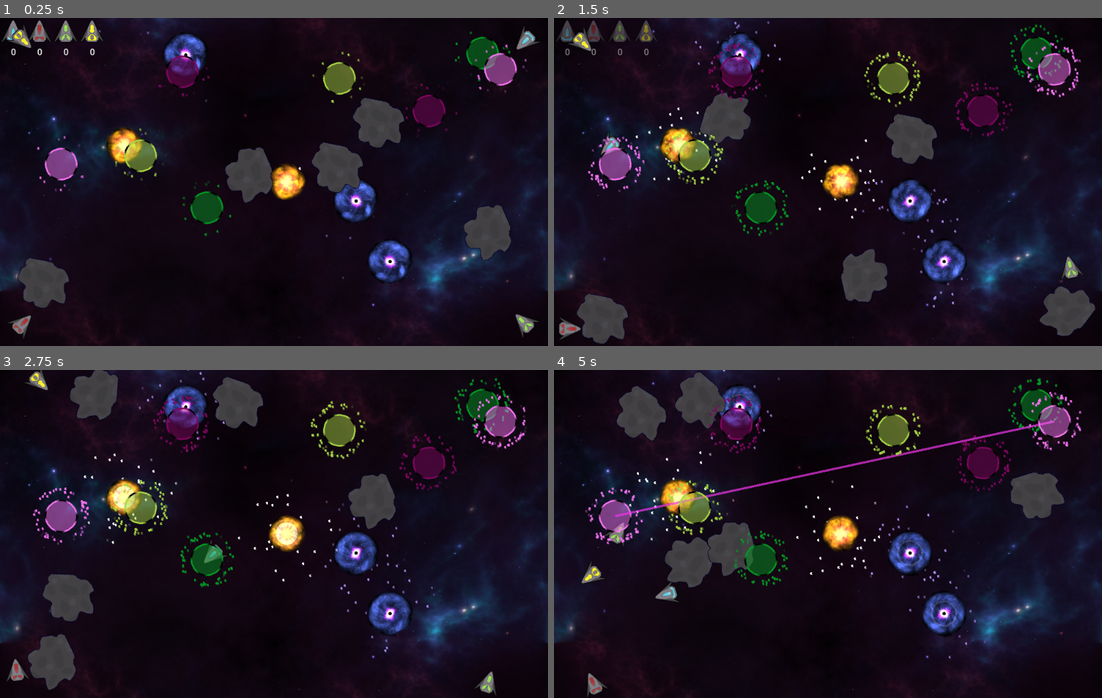
Above: before the commit, frames 1-4 (two rows, left to right).
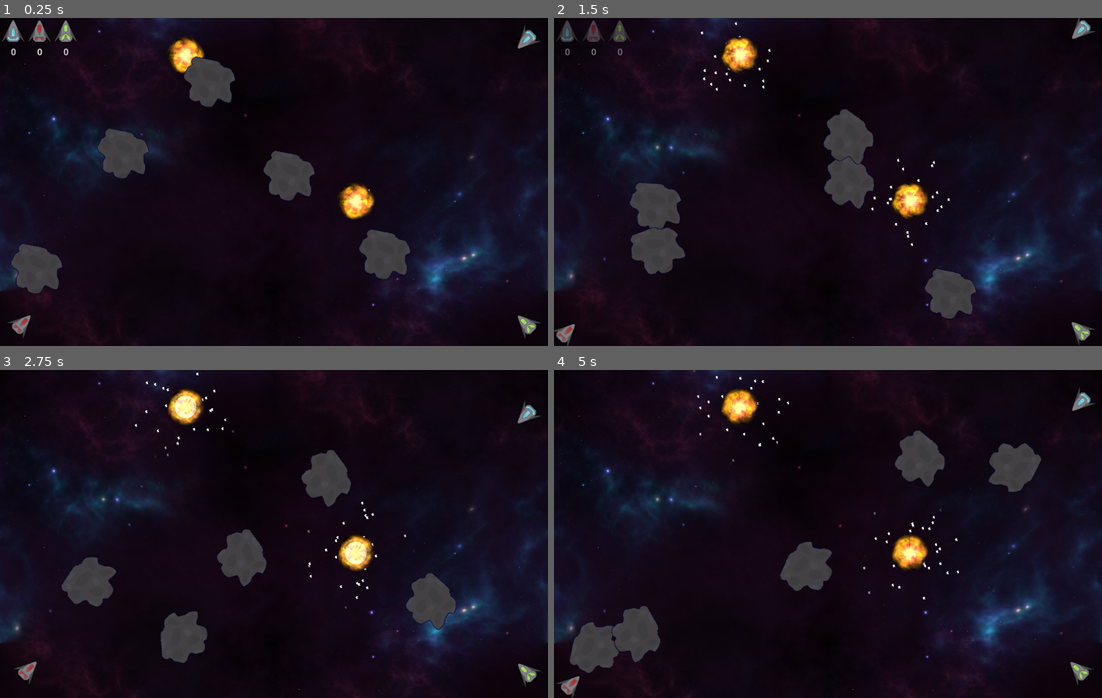
Above: after the commit, the same moments.

Repository: NoElkaTheGod/vague-nonspecific-repository
Game: Godot game, scene res://scenes/root.tscn
The game is run twice, just before and just after one commit, with the same random seed, the same clock (stepped at 60 frames per second) and the same inputs.
Inputs:
- Up to frame 1 (0.25 s): no input
- Up to frame 2 (1.5 s): no input
- Up to frame 3 (2.75 s): no input
- Up to frame 4 (5 s): no input

The runs differ from the first frame. In frame 1, 14% of the frame differs, in the area x 1-99%, y 0-98%; in frame 2, 18%; in frame 3, 18%; in frame 4, 19%, in the area x 0-99%, y 0-100%.

Commit message:
Change stuff

Diff:
--- a/project.godot
+++ b/project.godot
@@ -47,20 +47,22 @@
 }
 Player1Left={
 "deadzone": 0.5,
-"events": []
+"events": [Object(InputEventKey,"resource_local_to_scene":false,"resource_name":"","device":-1,"window_id":0,"alt_pressed":false,"shift_pressed":false,"ctrl_pressed":false,"meta_pressed":false,"pressed":false,"keycode":0,"physical_keycode":4194319,"key_label":0,"unicode":0,"location":0,"echo":false,"script":null)
+]
 }
 Player1Right={
 "deadzone": 0.5,
-"events": []
+"events": [Object(InputEventKey,"resource_local_to_scene":false,"resource_name":"","device":-1,"window_id":0,"alt_pressed":false,"shift_pressed":false,"ctrl_pressed":false,"meta_pressed":false,"pressed":false,"keycode":0,"physical_keycode":4194321,"key_label":0,"unicode":0,"location":0,"echo":false,"script":null)
+]
 }
 Player1Fire={
 "deadzone": 0.5,
-"events": [Object(InputEventJoypadButton,"resource_local_to_scene":false,"resource_name":"","device":1,"button_index":0,"pressure":0.0,"pressed":false,"script":null)
+"events": [Object(InputEventKey,"resource_local_to_scene":false,"resource_name":"","device":-1,"window_id":0,"alt_pressed":false,"shift_pressed":false,"ctrl_pressed":false,"meta_pressed":false,"pressed":false,"keycode":0,"physical_keycode":4194322,"key_label":0,"unicode":0,"location":0,"echo":false,"script":null)
 ]
 }
 Player1Move={
 "deadzone": 0.5,
-"events": [Object(InputEventJoypadButton,"resource_local_to_scene":false,"resource_name":"","device":1,"button_index":1,"pressure":0.0,"pressed":false,"script":null)
+"events": [Object(InputEventKey,"resource_local_to_scene":false,"resource_name":"","device":-1,"window_id":0,"alt_pressed":false,"shift_pressed":false,"ctrl_pressed":false,"meta_pressed":false,"pressed":false,"keycode":0,"physical_keycode":4194320,"key_label":0,"unicode":0,"location":0,"echo":false,"script":null)
 ]
 }
 Player2Left={
@@ -85,23 +87,19 @@
 }
 Player3Left={
 "deadzone": 0.5,
-"events": [Object(InputEventKey,"resource_local_to_scene":false,"resource_name":"","device":-1,"window_id":0,"alt_pressed":false,"shift_pressed":false,"ctrl_pressed":false,"meta_pressed":false,"pressed":false,"keycode":0,"physical_keycode":4194319,"key_label":0,"unicode":0,"location":0,"echo":false,"script":null)
-]
+"events": []
 }
 Player3Right={
 "deadzone": 0.5,
-"events": [Object(InputEventKey,"resource_local_to_scene":false,"resource_name":"","device":-1,"window_id":0,"alt_pressed":false,"shift_pressed":false,"ctrl_pressed":false,"meta_pressed":false,"pressed":false,"keycode":0,"physical_keycode":4194321,"key_label":0,"unicode":0,"location":0,"echo":false,"script":null)
-]
+"events": []
 }
 Player3Fire={
 "deadzone": 0.5,
-"events": [Object(InputEventKey,"resource_local_to_scene":false,"resource_name":"","device":-1,"window_id":0,"alt_pressed":false,"shift_pressed":false,"ctrl_pressed":false,"meta_pressed":false,"pressed":false,"keycode":0,"physical_keycode":4194322,"key_label":0,"unicode":0,"location":0,"echo":false,"script":null)
-]
+"events": []
 }
 Player3Move={
 "deadzone": 0.5,
-"events": [Object(InputEventKey,"resource_local_to_scene":false,"resource_name":"","device":-1,"window_id":0,"alt_pressed":false,"shift_pressed":false,"ctrl_pressed":false,"meta_pressed":false,"pressed":false,"keycode":0,"physical_keycode":4194320,"key_label":0,"unicode":0,"location":0,"echo":false,"script":null)
-]
+"events": []
 }
 
 [layer_names]
--- a/scripts/GameManager.gd
+++ b/scripts/GameManager.gd
@@ -7,10 +7,10 @@
 var wormholes: Array[Wormhole]
 var rocks: Array[Rock]
 var powerups: Array[Powerup]
-var player_amount: int = 4
-var attractor_amount: int = randi_range(1, 3)
-var repulsor_amount: int = randi_range(1, 3)
-var wormhole_pairs: int = randi_range(1, 4)
+var player_amount: int = 3
+var attractor_amount: int = randi_range(0, 3)
+var repulsor_amount: int = randi_range(0, 3)
+var wormhole_pairs: int = randi_range(0, 2)
 var rock_amount: int = randi_range(1, 7)
 var powerup_spawn_cd: int = 500
 var timer: int
@@ -59,7 +59,6 @@
 	if timer_2 > 0: timer_2 -= 1
 	else:
 		end_round()
-		timer_2 = -1
 
 func start_round() -> void:
 	idle_projectile_manager = IdleProjectileManager.new()
@@ -127,9 +126,9 @@
 		item = null
 	powerups.resize(0)
 	timer = 0
+	timer_2 = -1
 	attractor_amount = randi_range(1, 3)
 	repulsor_amount = randi_range(1, 3)
 	wormhole_pairs = randi_range(1, 4)
 	rock_amount = randi_range(1, 7)
 	start_round()
-	start_round()
--- a/scripts/player.gd
+++ b/scripts/player.gd
@@ -129,6 +129,7 @@
 	death_timer = 75
 
 func fire(amount: int) -> void:
+	if idle_projectile_manager == null: return
 	shot_sound_emitter.play()
 	var additional_rotation: Array[float]
 	additional_rotation.resize(amount)
--- a/scripts/wormhole.gd
+++ b/scripts/wormhole.gd
@@ -19,7 +19,7 @@
 	linked_wormhole.enter_cd()
 	body.global_position += linked_wormhole.global_position - global_position
 	sound.play()
-	displaying_line = 10
+	displaying_line = 20
 	queue_redraw()
 
 func _draw() -> void:
